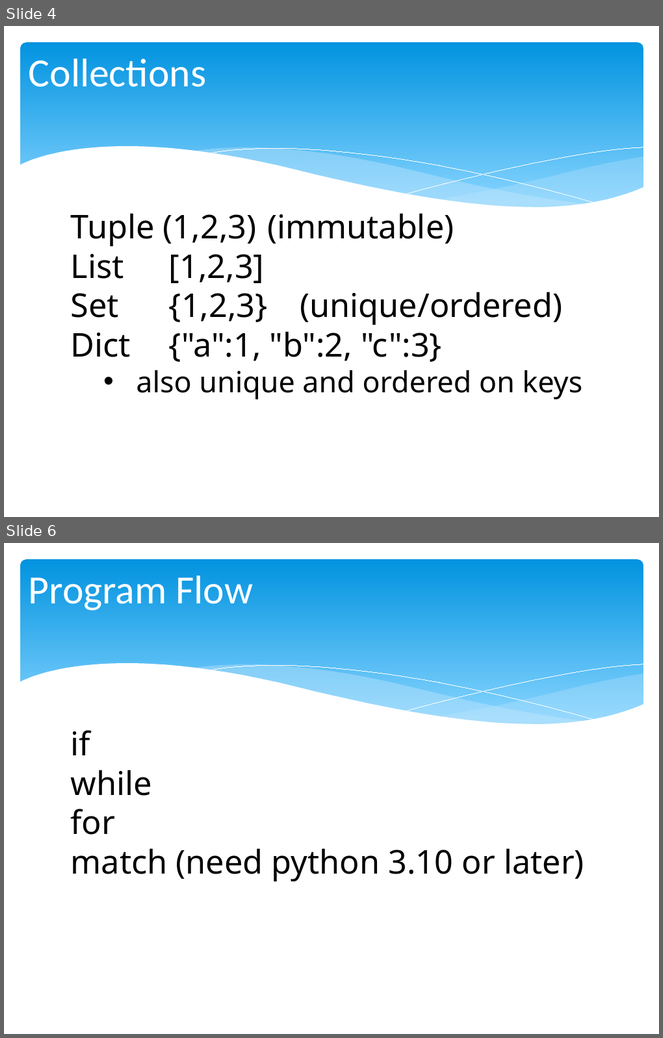
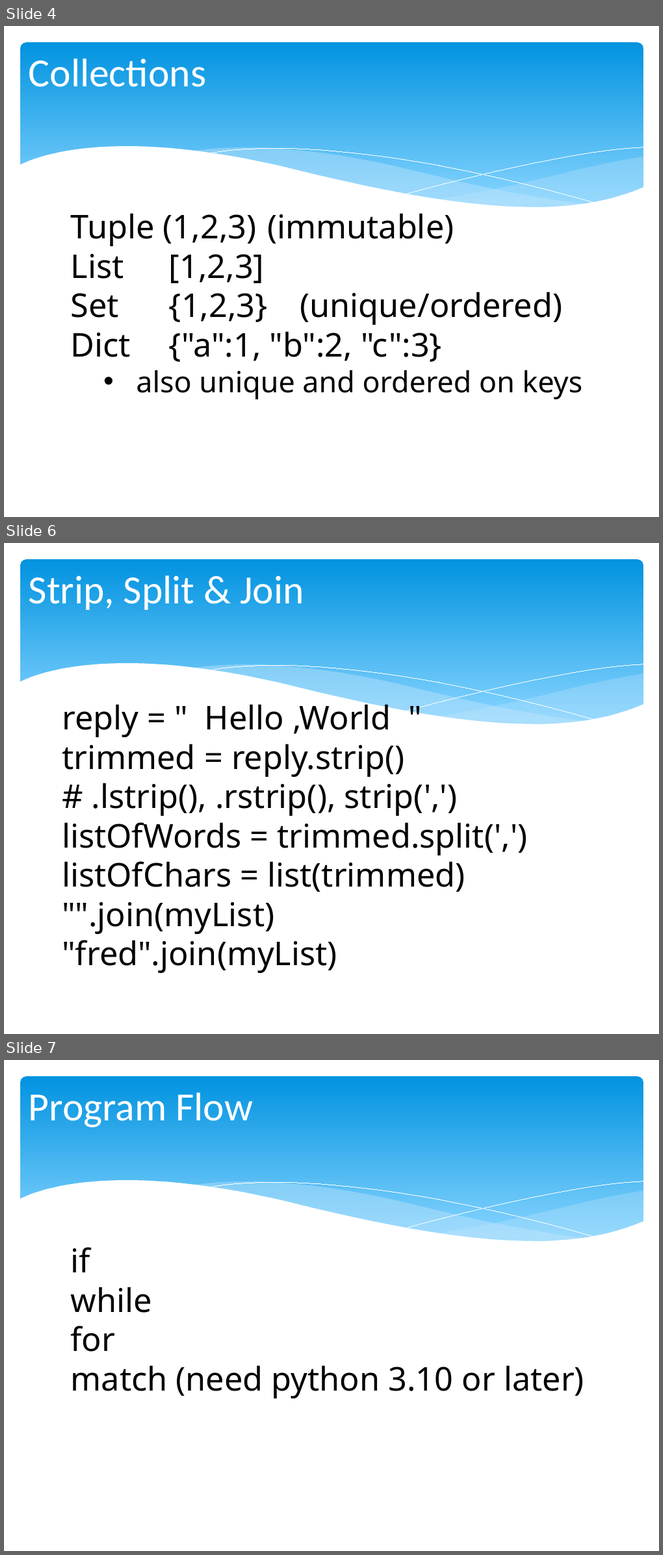
Before and after one commit to chris-turps/QA_Python3, a slide deck: DG_04 The Toolset.pptx. Shown one above the other, each under a label of ours: slides 4 and 6 before the commit, slides 4, 6 and 7 after it; the slides between them are not shown. The pictures are 663x1038 and 663x1555 pixels, drawn with LibreOffice and Linux fonts; fonts in the diff are those of the drawing. Boxes give left, top, right and bottom in pixels: in the first picture for what was removed or moved away, otherwise in the second. Text is boxed around its words. In the diff, an @@ line names an element or a change of style, - is before the commit and + after.

```diff
--- a/DG_04 The Toolset.pptx
+++ b/DG_04 The Toolset.pptx
@@ slide 6 added at [4,543,659,1034], background #FFFFFF; not listed: 6 template elements that a slide beside it also shows @@
@@ title added at [29,575,304,610], 44 pt, text #FFFFFF @@
+Strip, Split & Join
@@ text added at [62,699,528,973], 36 pt, text #000000 @@
+reply = " Hello ,World "
+trimmed = reply.strip()
+# .lstrip(), .rstrip(), strip(',')
+listOfWords = trimmed.split(',')
+listOfChars = list(trimmed)
+"".join(myList)
+"fred".join(myList)
@@ what was slide 6 is now slide 7 @@
```
Also in this commit, not shown: 1 slide changed, 1 other slide added, 2 other files.
